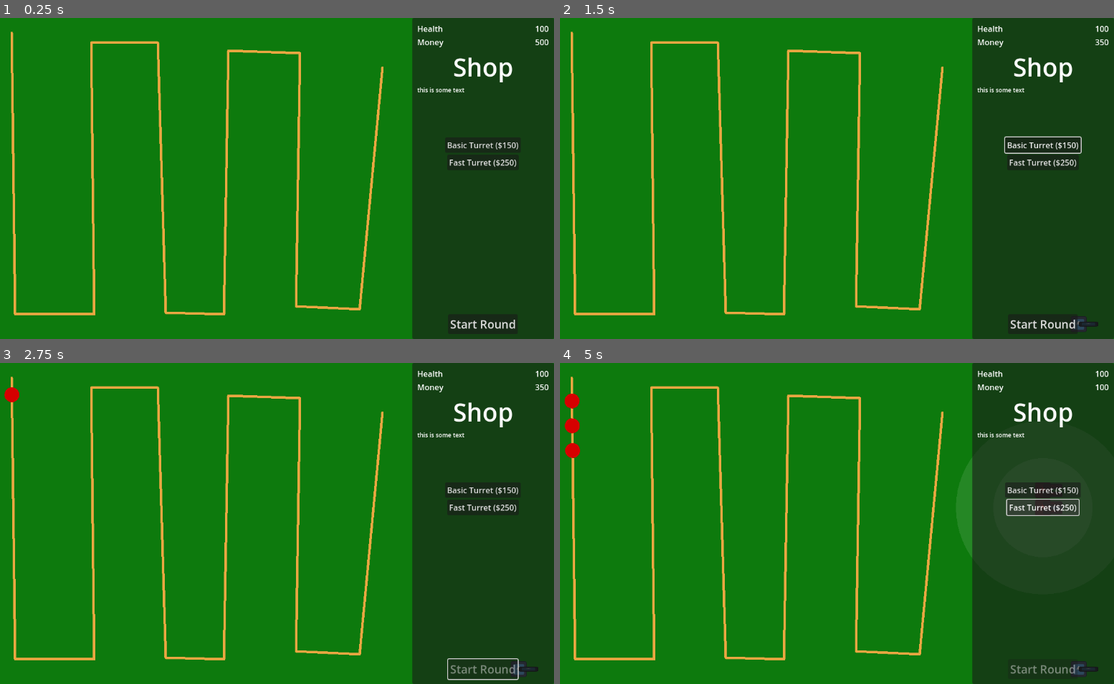
Above: before the commit, frames 1-4 (two rows, left to right).
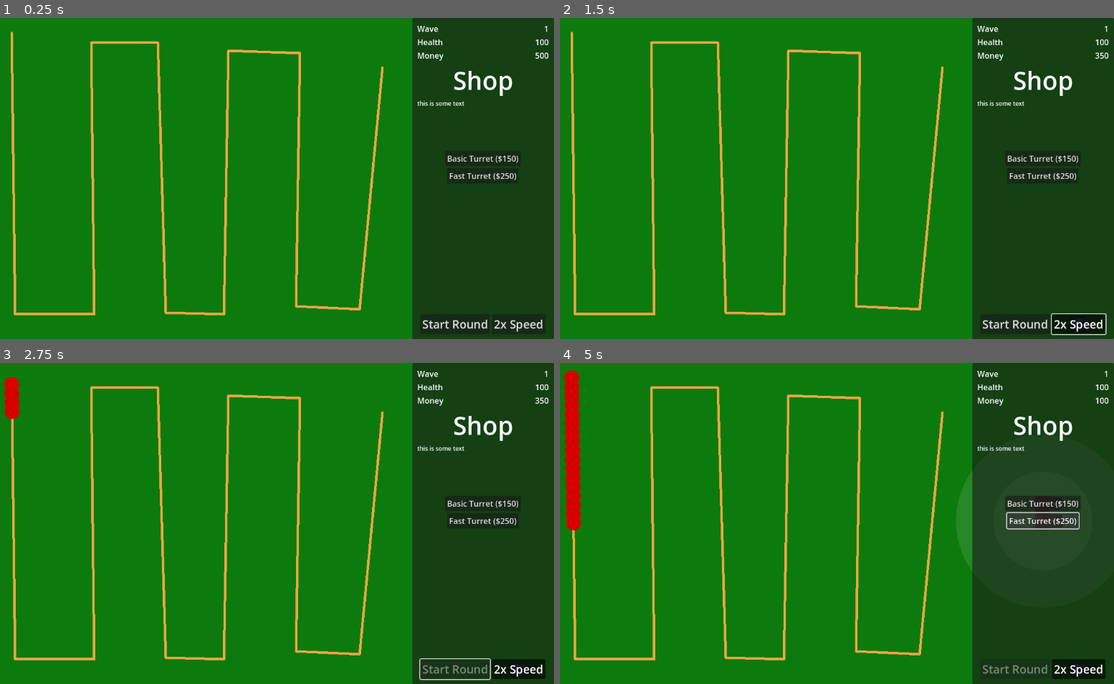
Above: after the commit, the same moments.

Repository: RainbowAsteroids/this-is-a-tower-defense-game
Game: Godot game, scene res://World/world.tscn
Two runs of this game, one before a commit and one after it. Both use one fixed random seed, a clock stepped at 60 frames per second and the inputs below. The engine's default icon, where the game draws it, is replaced by a stand-in: a white triangle on a blue panel in a dark square.
Inputs (mouse positions are in pixels of both pictures, inside the frame that each line leads up to):
- Up to frame 1 (0.25 s): no input
- Up to frame 2 (1.5 s): click "Basic Turret ($150)" at 0.5 s; click (1080, 322) at 1.25 s, where only the run after the commit has a clickable "2x Speed"
- Up to frame 3 (2.75 s): click "Start Round" at 2 s
- Up to frame 4 (5 s): click "Fast Turret ($250)" at 2.75 s; click "Basic Turret ($150)" at 3.5 s; click "Fast Turret ($250)" at 4.25 s

The runs differ from the first frame. In frame 1, 1.7% of the frame differs, in the area x 75-100%, y 2-98%; in frame 2, 2.2%; in frame 3, 2.5%; in frame 4, 3.9%, in the area x 0-100%, y 2-99%.

Commit message:
Added wave counter

Diff:
--- /dev/null
+++ b/World/WaveLabel.gd
@@ -0,0 +1,4 @@
+extends Label
+
+func _on_world_wave_count_changed(value):
+	text = str(value)
--- a/World/world.gd
+++ b/World/world.gd
@@ -2,6 +2,7 @@
 class_name World
 
 signal health_changed(value)
+signal wave_count_changed(value)
 signal next_round
 signal round_ended
 
@@ -10,6 +11,10 @@
 	set(value):
 		health = value
 		health_changed.emit(value)
+@export var wave_count: int:
+	set(value):
+		wave_count = value
+		wave_count_changed.emit(value)
 @export var money: float = 500
 
 @export var enemy_parent: Path2D
@@ -19,12 +24,13 @@
 	MoneyManager.money = money
 	self.health = health
 
-	for wave in waves:
+	for wave_index in waves.size():
+		wave_count = wave_index + 1
+		var wave = waves[wave_index]
+		round_ended.emit()
 		await next_round
 		wave.execute(enemy_parent)
 		await wave.finished
-		print("wave executed")
-		round_ended.emit()
 
 	pass # the game is over
 
@@ -38,3 +44,7 @@
 
 func _on_round_ended():
 	start_button.disabled = false
+
+func _on_speed_button_toggled(button_pressed):
+	var speed = 2 if button_pressed else 1
+	Engine.time_scale = speed
--- a/World/world.tscn
+++ b/World/world.tscn
@@ -15,12 +15,13 @@
 [ext_resource type="PackedScene" uid="uid://dh5hhbjkgbjgf" path="res://Turrets/basic_turret.tscn" id="6_xfr7i"]
 [ext_resource type="PackedScene" uid="uid://bufo6nmi6meji" path="res://Enemies/tank_enemy.tscn" id="7_tdbrl"]
 [ext_resource type="PackedScene" uid="uid://qd7vmern3xhj" path="res://Turrets/fast_turret.tscn" id="7_yndvy"]
+[ext_resource type="Script" path="res://World/WaveLabel.gd" id="9_o78d1"]
 
 [sub_resource type="Resource" id="Resource_ql0ut"]
 script = ExtResource("3_ubswt")
 enemy = ExtResource("2_er2tu")
 number_of_enemies = 50
-enemies_per_second = 1.0
+enemies_per_second = 3.0
 
 [sub_resource type="Resource" id="Resource_27rfk"]
 script = ExtResource("4_5l1nr")
@@ -30,7 +31,7 @@
 script = ExtResource("3_ubswt")
 enemy = ExtResource("5_3q7lx")
 number_of_enemies = 100
-enemies_per_second = 2.0
+enemies_per_second = 4.0
 
 [sub_resource type="Resource" id="Resource_mwvxd"]
 script = ExtResource("4_5l1nr")
@@ -40,7 +41,7 @@
 script = ExtResource("3_ubswt")
 enemy = ExtResource("6_dopac")
 number_of_enemies = 175
-enemies_per_second = 0.5
+enemies_per_second = 6.0
 
 [sub_resource type="Resource" id="Resource_am1ak"]
 script = ExtResource("4_5l1nr")
@@ -50,13 +51,13 @@
 script = ExtResource("3_ubswt")
 enemy = ExtResource("6_dopac")
 number_of_enemies = 50
-enemies_per_second = 0.25
+enemies_per_second = 8.0
 
 [sub_resource type="Resource" id="Resource_r6qmc"]
 script = ExtResource("3_ubswt")
 enemy = ExtResource("7_tdbrl")
 number_of_enemies = 20
-enemies_per_second = 1.0
+enemies_per_second = 3.0
 
 [sub_resource type="Resource" id="Resource_8nvcx"]
 script = ExtResource("4_5l1nr")
@@ -86,7 +87,7 @@
 script = ExtResource("1_p3dig")
 waves = Array[ExtResource("4_5l1nr")]([SubResource("Resource_27rfk"), SubResource("Resource_mwvxd"), SubResource("Resource_am1ak"), SubResource("Resource_8nvcx")])
 enemy_parent = NodePath("Path")
-start_button = NodePath("CanvasLayer/Control/Sidebar/MarginContainer/VBoxContainer/StartButton")
+start_button = NodePath("CanvasLayer/Control/Sidebar/MarginContainer/VBoxContainer/HBoxContainer3/StartButton")
 
 [node name="Path" type="Path2D" parent="."]
 curve = SubResource("Curve2D_0i1sx")
@@ -155,9 +156,23 @@
 
 [node name="Label" type="Label" parent="CanvasLayer/Control/Sidebar/MarginContainer/VBoxContainer/HBoxContainer"]
 layout_mode = 2
+text = "Wave
+"
+
+[node name="WaveLabel" type="Label" parent="CanvasLayer/Control/Sidebar/MarginContainer/VBoxContainer/HBoxContainer"]
+layout_mode = 2
+size_flags_horizontal = 10
+text = "1"
+script = ExtResource("9_o78d1")
+
+[node name="HBoxContainer4" type="HBoxContainer" parent="CanvasLayer/Control/Sidebar/MarginContainer/VBoxContainer"]
+layout_mode = 2
+
+[node name="Label" type="Label" parent="CanvasLayer/Control/Sidebar/MarginContainer/VBoxContainer/HBoxContainer4"]
+layout_mode = 2
 text = "Health"
 
-[node name="HealthLabel" type="Label" parent="CanvasLayer/Control/Sidebar/MarginContainer/VBoxContainer/HBoxContainer"]
+[node name="HealthLabel" type="Label" parent="CanvasLayer/Control/Sidebar/MarginContainer/VBoxContainer/HBoxContainer4"]
 layout_mode = 2
 size_flags_horizontal = 10
 text = "100"
@@ -197,11 +212,21 @@
 turret_parent = NodePath("../../../../../..")
 shop_button = ExtResource("6_ajp2n")
 
-[node name="StartButton" type="Button" parent="CanvasLayer/Control/Sidebar/MarginContainer/VBoxContainer"]
+[node name="HBoxContainer3" type="HBoxContainer" parent="CanvasLayer/Control/Sidebar/MarginContainer/VBoxContainer"]
+layout_mode = 2
+size_flags_horizontal = 4
+
+[node name="StartButton" type="Button" parent="CanvasLayer/Control/Sidebar/MarginContainer/VBoxContainer/HBoxContainer3"]
 layout_mode = 2
 size_flags_horizontal = 4
 theme_override_font_sizes/font_size = 23
 text = "Start Round"
+
+[node name="SpeedButton" type="Button" parent="CanvasLayer/Control/Sidebar/MarginContainer/VBoxContainer/HBoxContainer3"]
+layout_mode = 2
+theme_override_font_sizes/font_size = 23
+toggle_mode = true
+text = "2x Speed"
 
 [node name="ColorRect" type="ColorRect" parent="."]
 z_index = -10
@@ -209,7 +234,9 @@
 offset_bottom = 675.0
 color = Color(0.0509804, 0.478431, 0.0509804, 1)
 
-[connection signal="health_changed" from="." to="CanvasLayer/Control/Sidebar/MarginContainer/VBoxContainer/HBoxContainer/HealthLabel" method="_on_world_health_changed"]
+[connection signal="health_changed" from="." to="CanvasLayer/Control/Sidebar/MarginContainer/VBoxContainer/HBoxContainer/WaveLabel" method="_on_world_health_changed"]
 [connection signal="round_ended" from="." to="." method="_on_round_ended"]
+[connection signal="wave_count_changed" from="." to="CanvasLayer/Control/Sidebar/MarginContainer/VBoxContainer/HBoxContainer/WaveLabel" method="_on_world_wave_count_changed"]
 [connection signal="area_entered" from="Exit" to="." method="_on_exit_area_entered"]
-[connection signal="pressed" from="CanvasLayer/Control/Sidebar/MarginContainer/VBoxContainer/StartButton" to="." method="_on_start_button_pressed"]
+[connection signal="pressed" from="CanvasLayer/Control/Sidebar/MarginContainer/VBoxContainer/HBoxContainer3/StartButton" to="." method="_on_start_button_pressed"]
+[connection signal="toggled" from="CanvasLayer/Control/Sidebar/MarginContainer/VBoxContainer/HBoxContainer3/SpeedButton" to="." method="_on_speed_button_toggled"]
Not shown: 1 places in World/world.tscn that only renumber resources
